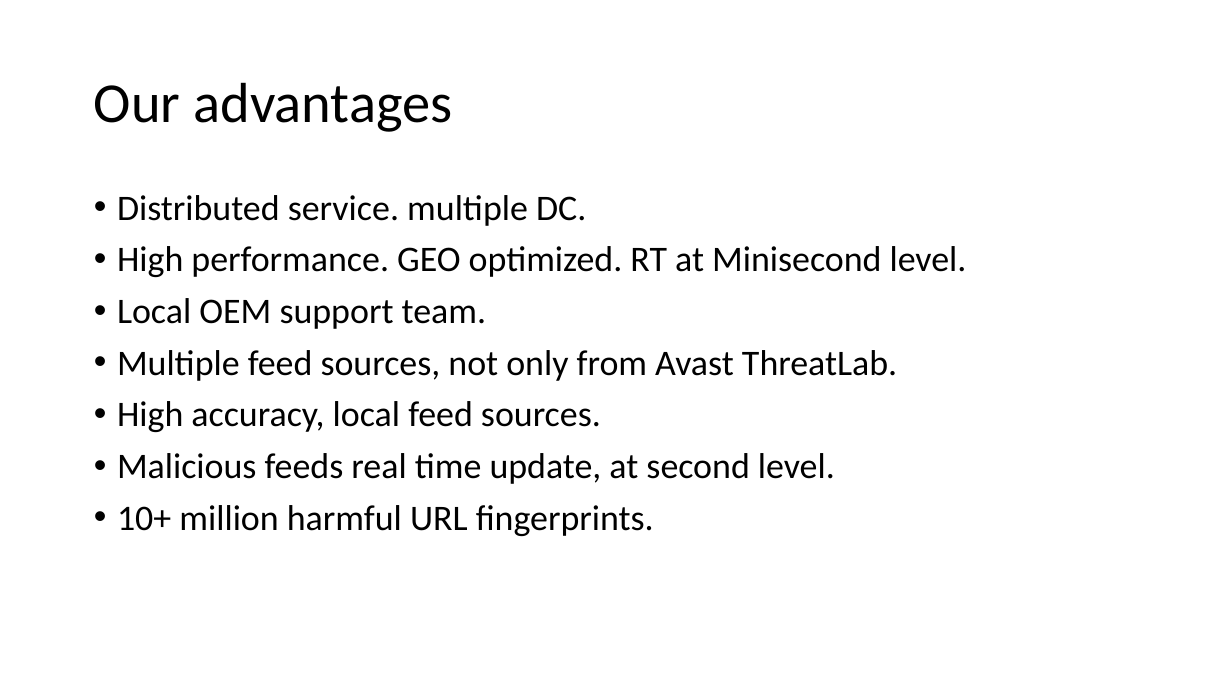
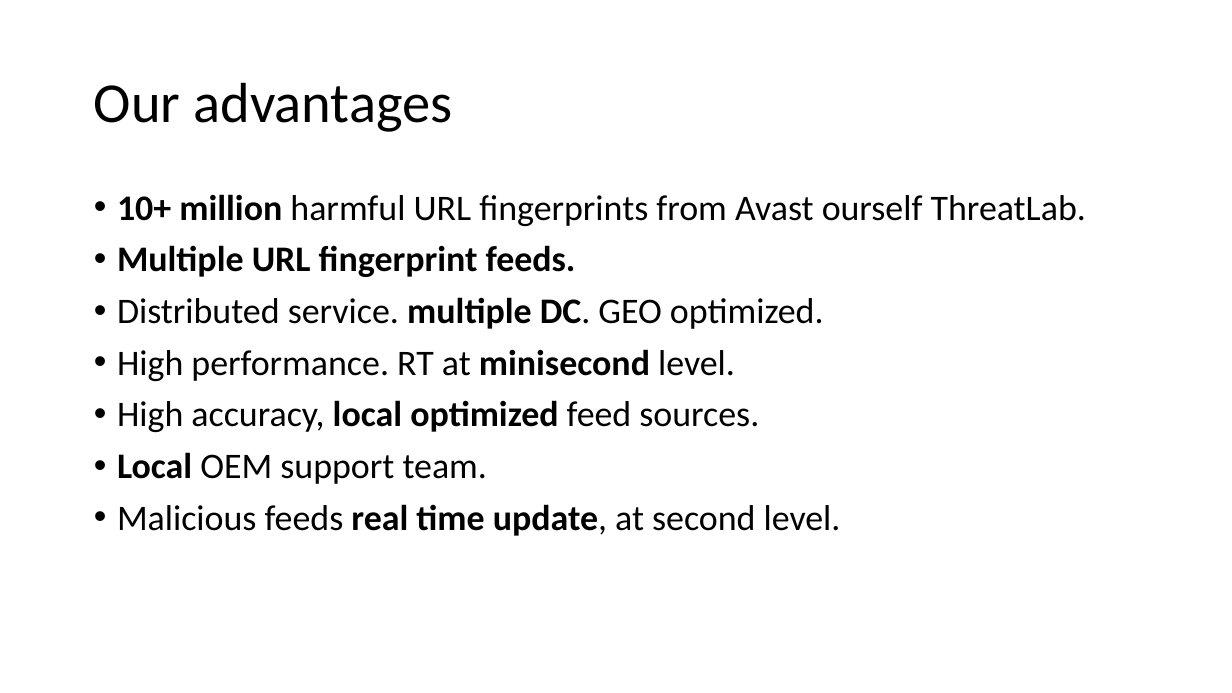
Before and after one commit to jacqbb/webscan, a slide deck: slide 12 of urlinfo_presentation.pptx (slide 13 before the commit). Drawn at 1232x693 pixels with LibreOffice and Linux fonts; fonts in the diff are those of the drawing; background and template pictures are left out. Boxes give left, top, right and bottom in pixels: in the first picture for what was removed or moved away, otherwise in the second. Text is boxed around its words. In the diff, an @@ line names an element or a change of style, - is before the commit and + after.

```diff
--- a/urlinfo_presentation.pptx
+++ b/urlinfo_presentation.pptx
@@ text at (117,194,1086,432): text changed @@
-• Distributed service. multiple DC.
-• High performance. GEO optimized. RT at Minisecond level.
+• 10+ million harmful URL fingerprints from Avast ourself ThreatLab.
+• Multiple URL fingerprint feeds.
+• Distributed service. multiple DC. GEO optimized.
+• High performance. RT at minisecond level.
+• High accuracy, local optimized feed sources.
@@ text at (117,350,897,432): paragraphs removed @@
-• Multiple feed sources, not only from Avast ThreatLab.
-• High accuracy, local feed sources.
@@ text at (117,452,841,536): bold on in "Local", "real time update," @@
@@ text at (117,505,654,536): paragraph removed @@
-• 10+ million harmful URL fingerprints.
```
Also in this commit, not shown: 17 other slides changed, 1 slide removed, 5 other files.
